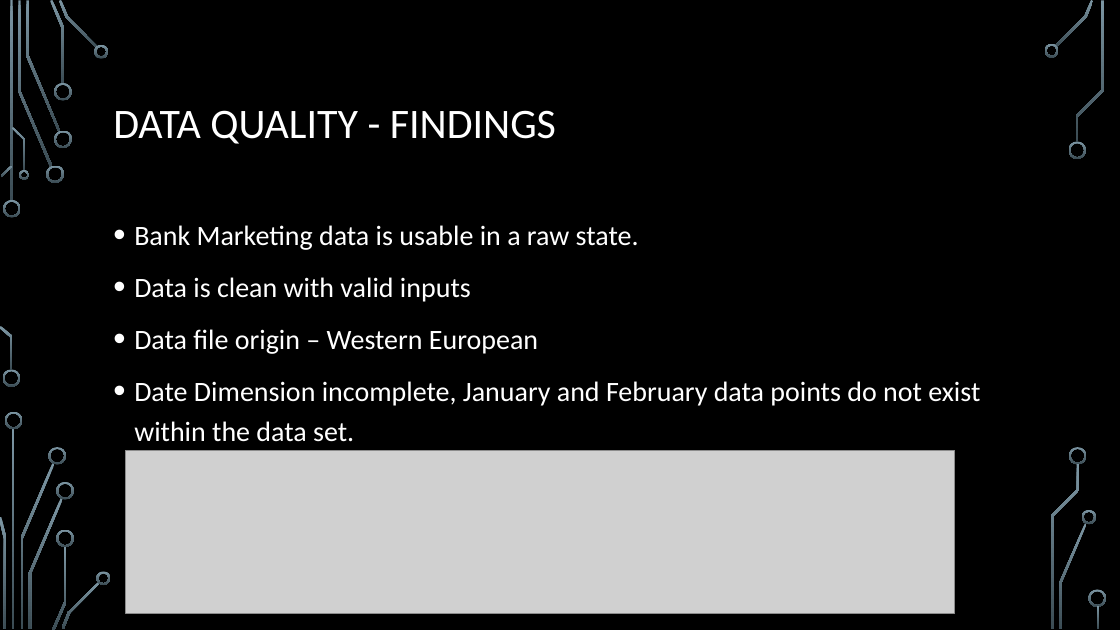
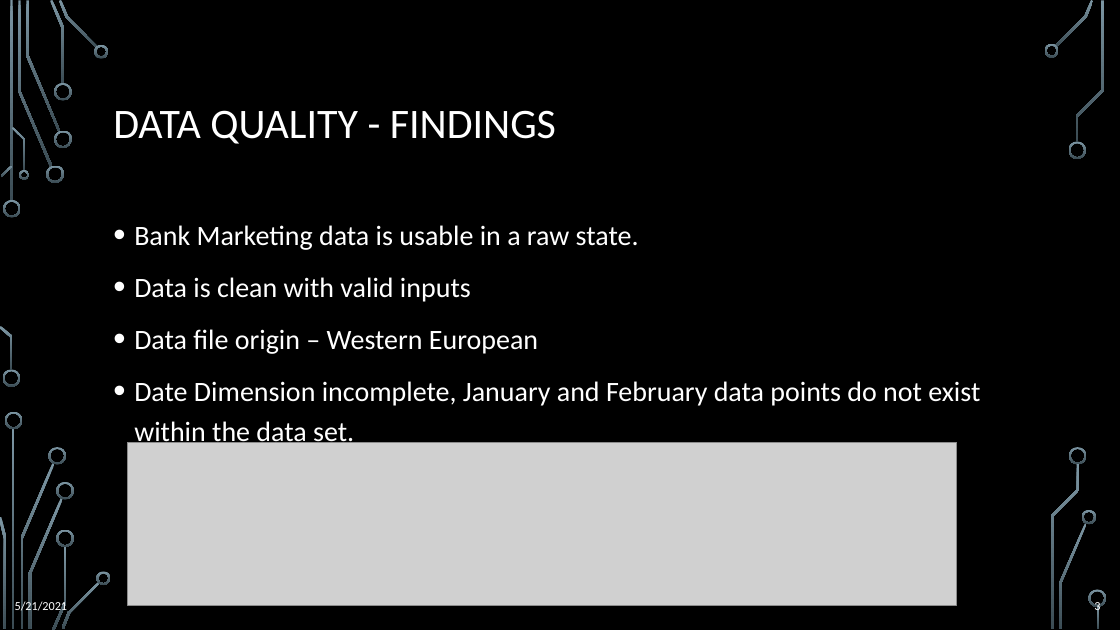
Before and after one commit to Shad0w746/DSA-Case-Study, a slide deck: slide 3 of Presentation-Data Set Findings.pptx. Drawn at 1120x630 pixels with LibreOffice and Linux fonts; fonts in the diff are those of the drawing; grey boxes stand for pictures; background and template pictures are left out. Boxes give left, top, right and bottom in pixels: in the first picture for what was removed or moved away, otherwise in the second. Text is boxed around its words. In the diff, an @@ line names an element or a change of style, - is before the commit and + after.

```diff
--- a/Presentation-Data Set Findings.pptx
+++ b/Presentation-Data Set Findings.pptx
@@ picture: place and size @@
-picture at [126,450,955,613]
+picture at [128,442,957,605]
@@ text added at [15,600,68,614], 10.5 pt, text #FFFFFF @@
+5/21/2021
@@ text added at [1094,600,1100,614], 10.5 pt, text #FFFFFF @@
+3
```
Also in this commit, not shown: 4 other slides changed, 3 slides added, 1 slide removed, 1 other file.
